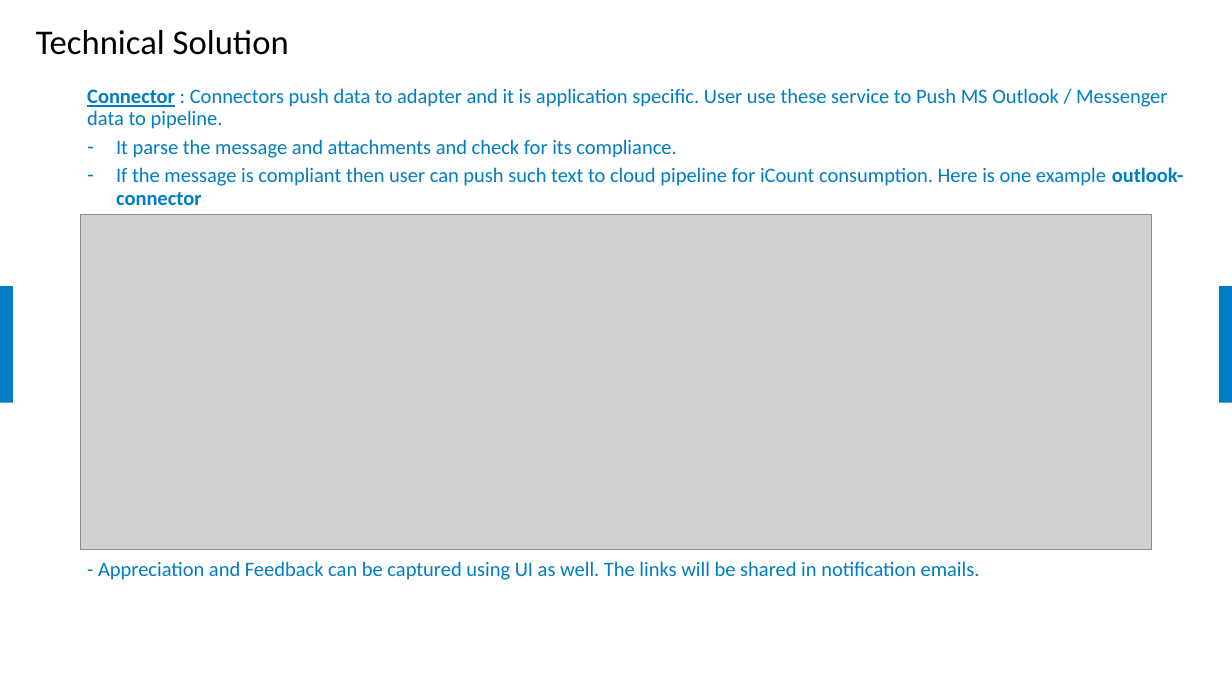
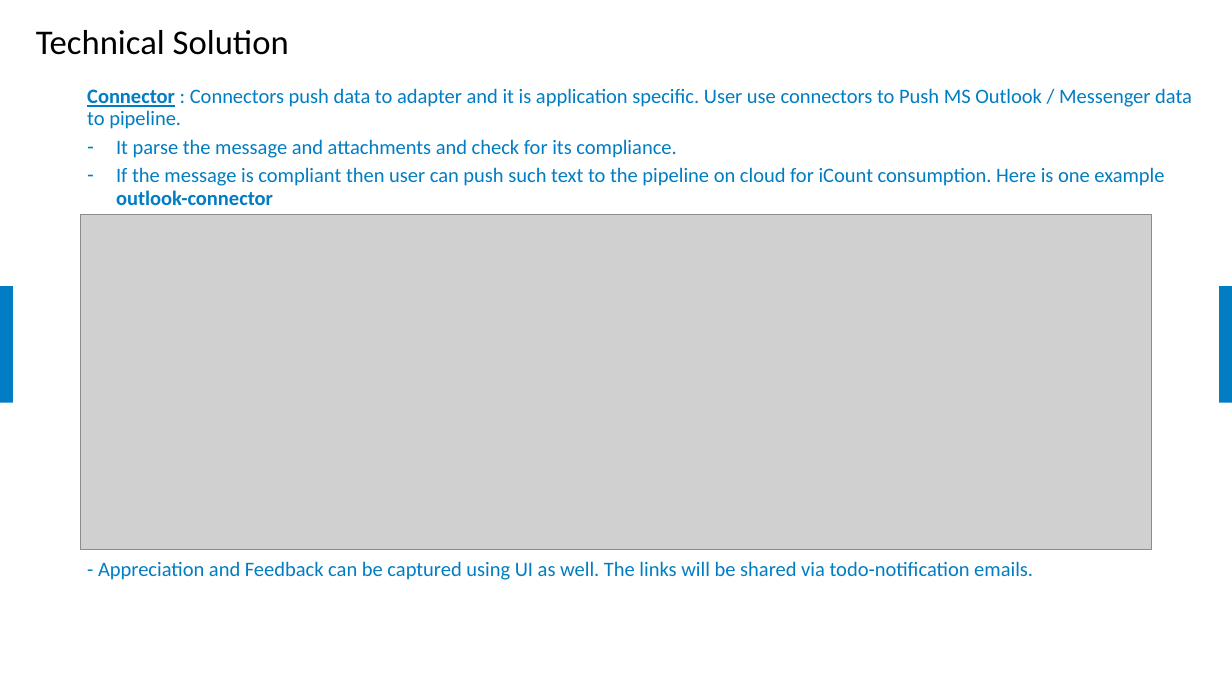
Before and after one commit to samratbasu2019/iSoreDesignArtifacts, a slide deck: slide 9 of iSolve-iCount-Hackathon_Solution.pptx. Drawn at 1232x693 pixels with LibreOffice and Linux fonts; fonts in the diff are those of the drawing; grey boxes stand for pictures; background and template pictures are left out. Boxes give left, top, right and bottom in pixels: in the first picture for what was removed or moved away, otherwise in the second. Text is boxed around its words. In the diff, an @@ line names an element or a change of style, - is before the commit and + after.

```diff
--- a/iSolve-iCount-Hackathon_Solution.pptx
+++ b/iSolve-iCount-Hackathon_Solution.pptx
@@ text at bbox=[87, 88, 1192, 129]: text changed @@
-  Connector : Connectors push data to adapter and it is application specific. User use these service to Push MS Outlook / Messenger data to pipeline.
+  Connector : Connectors push data to adapter and it is application specific. User use connectors to Push MS Outlook / Messenger data to pipeline.
@@ text at bbox=[98, 167, 1164, 580]: text changed @@
-  – If the message is compliant then user can push such text to cloud pipeline for iCount consumption. Here is one example outlook-connector
-  - Appreciation and Feedback can be captured using UI as well. The links will be shared in notification emails.
+  – If the message is compliant then user can push such text to the pipeline on cloud for iCount consumption. Here is one example outlook-connector
+  - Appreciation and Feedback can be captured using UI as well. The links will be shared via todo-notification emails.
```
Also in this commit, not shown: 9 other slides changed, 1 slide added.
